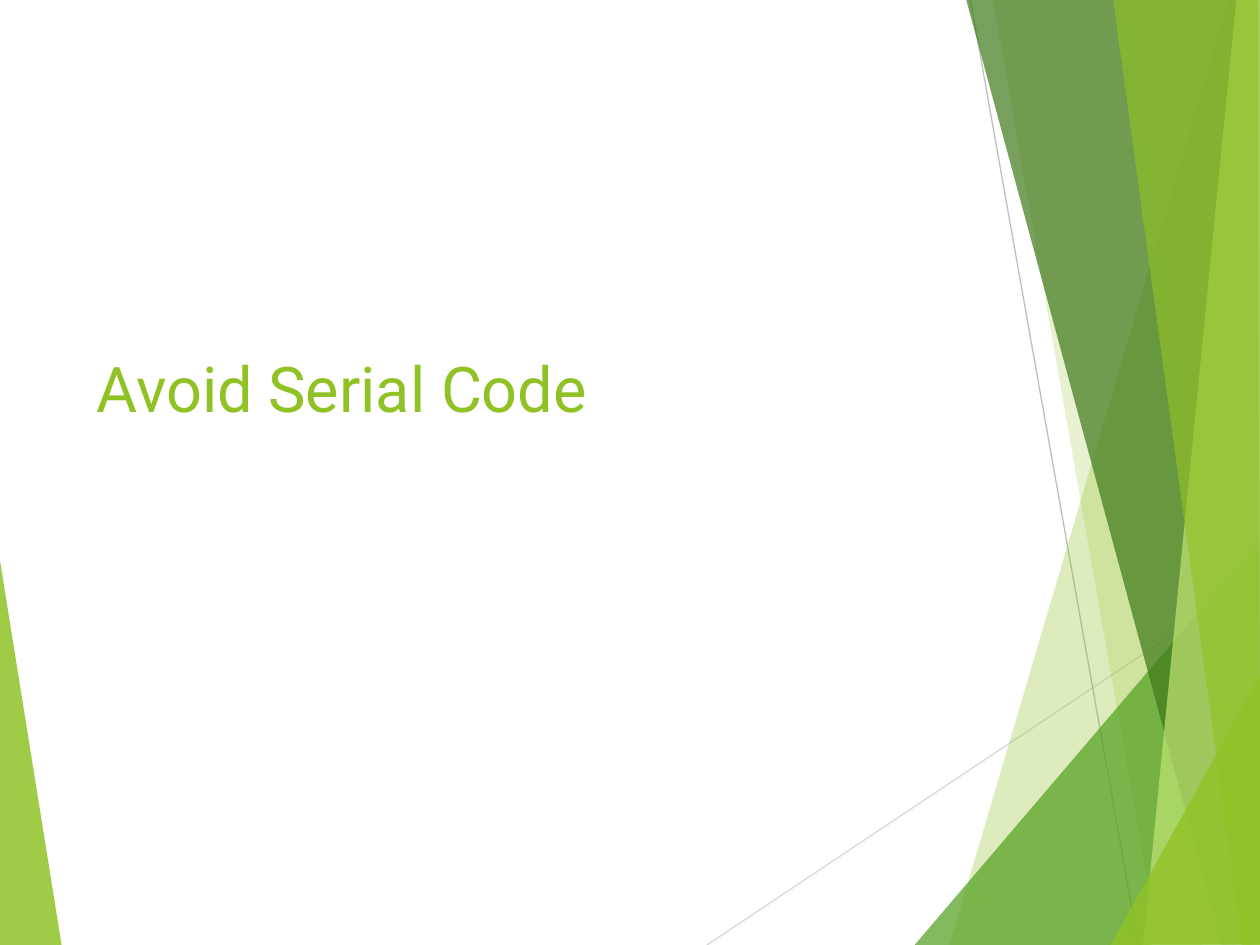
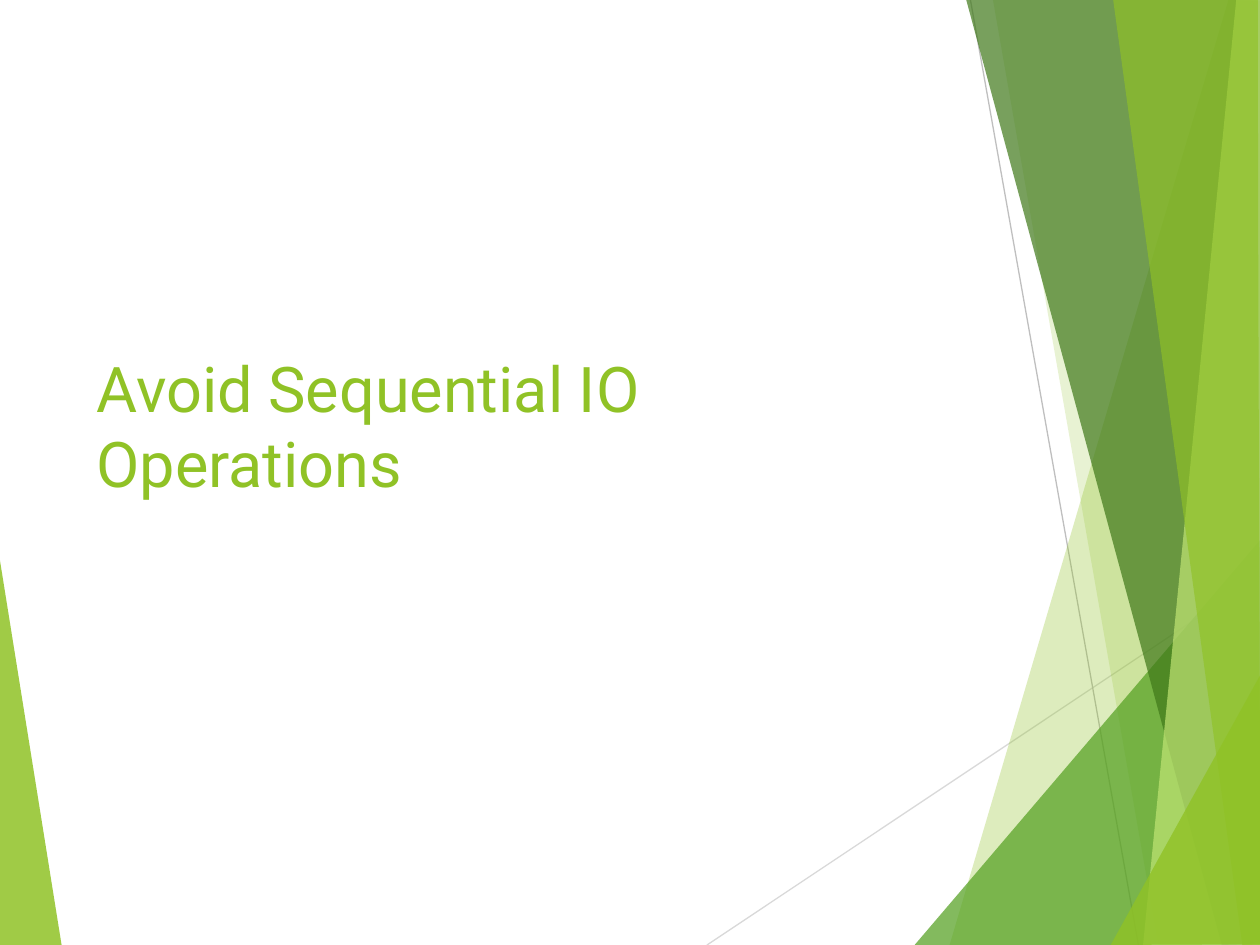
Before and after one commit to tamartwe/ijs_munich, a slide deck: slide 15 of node_js_performance/nodejs_performance/NodeJs_Performance.pptx. Drawn at 1260x945 pixels with LibreOffice and Linux fonts; fonts in the diff are those of the drawing. Boxes give left, top, right and bottom in pixels: in the first picture for what was removed or moved away, otherwise in the second. Text is boxed around its words. In the diff, an @@ line names an element or a change of style, - is before the commit and + after.

```diff
--- a/node_js_performance/nodejs_performance/NodeJs_Performance.pptx
+++ b/node_js_performance/nodejs_performance/NodeJs_Performance.pptx
@@ title at (97, 364, 639, 500): text changed @@
-Avoid Serial Code
+Avoid Sequential IO Operations
```
Also in this commit, not shown: 17 other slides changed, 3 slides added, 13 other files.
